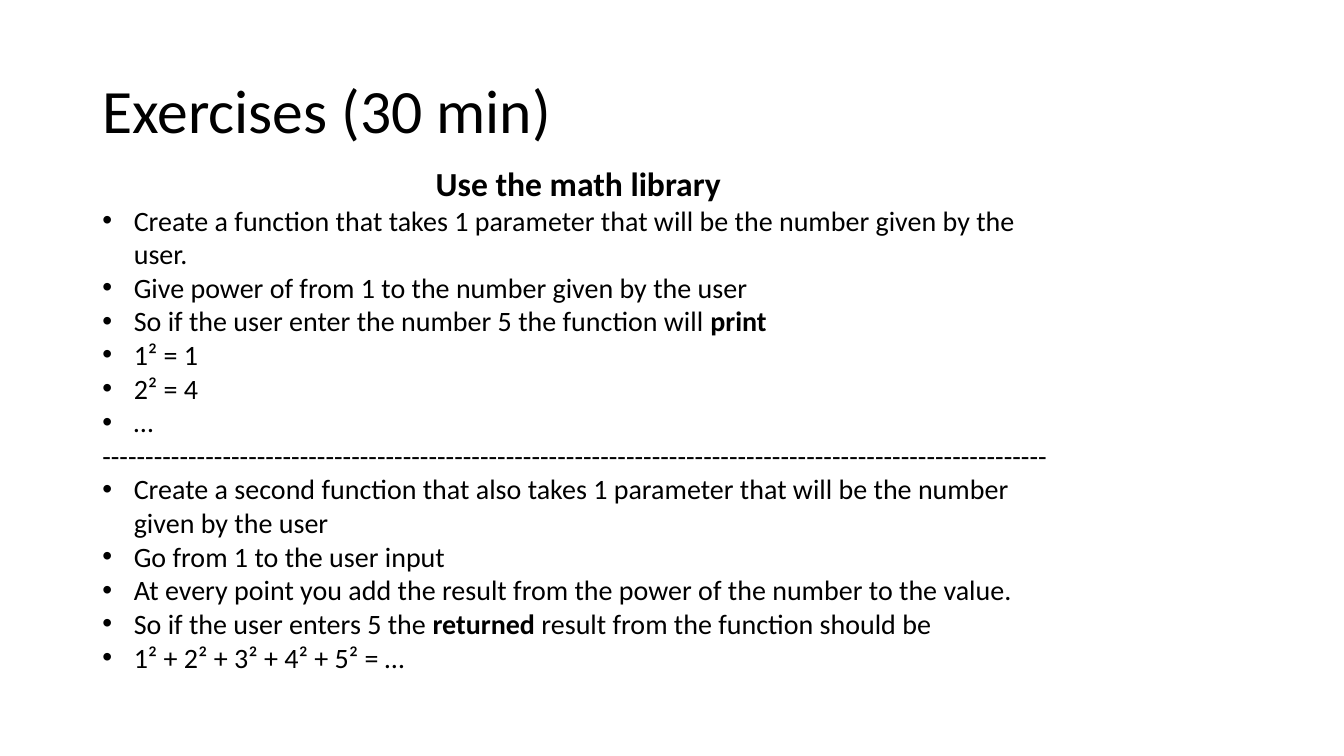
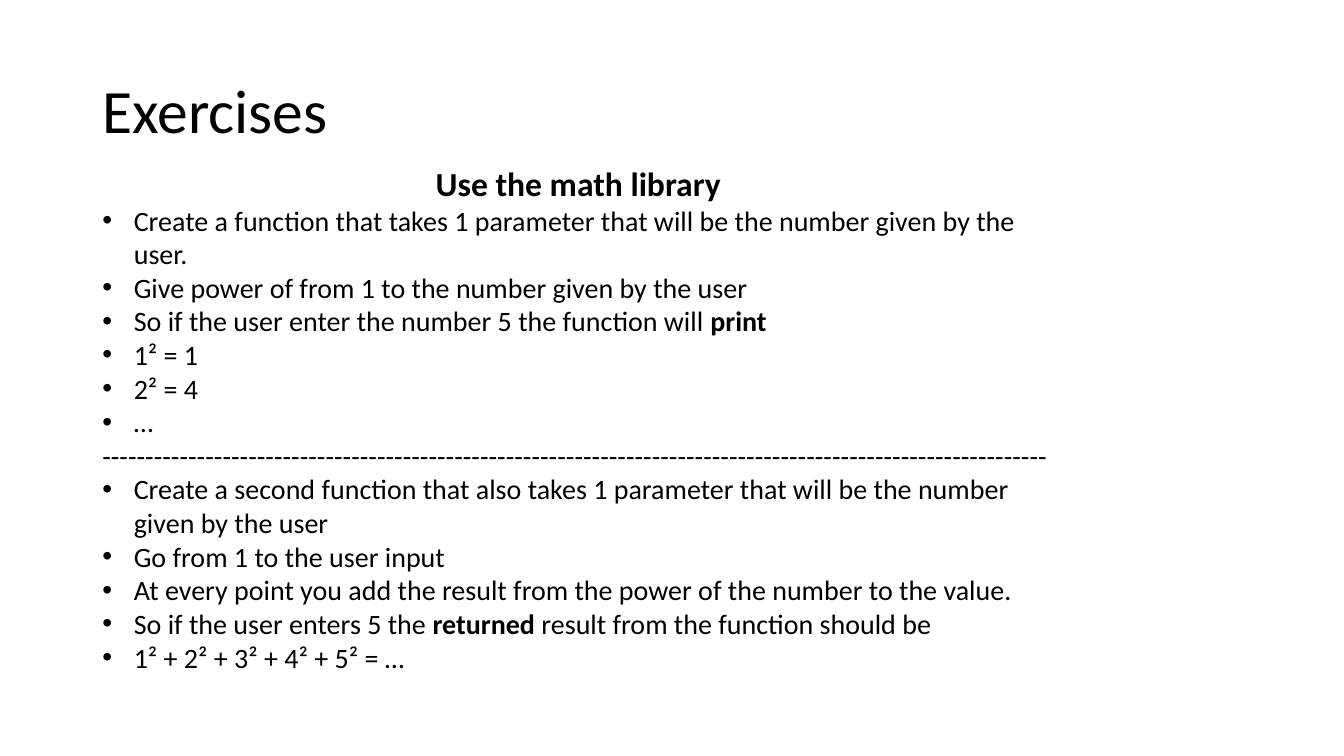
Before and after one commit to JoZonneveld/TCR-python-lessons, a slide deck: slide 5 of Lessons/Jaar 2/Lesson 3/Lesson 3.pptx. Drawn at 1344x756 pixels with LibreOffice and Linux fonts; fonts in the diff are those of the drawing; background and template pictures are left out. Boxes give left, top, right and bottom in pixels: in the first picture for what was removed or moved away, otherwise in the second. Text is boxed around its words. In the diff, an @@ line names an element or a change of style, - is before the commit and + after.

```diff
--- a/Lessons/Jaar 2/Lesson 3/Lesson 3.pptx
+++ b/Lessons/Jaar 2/Lesson 3/Lesson 3.pptx
@@ title at [102,90,327,134]: text changed @@
-Exercises (30 min)
+Exercises
```
Also in this commit, not shown: 3 other slides changed, 4 slides removed, 2 other files.
